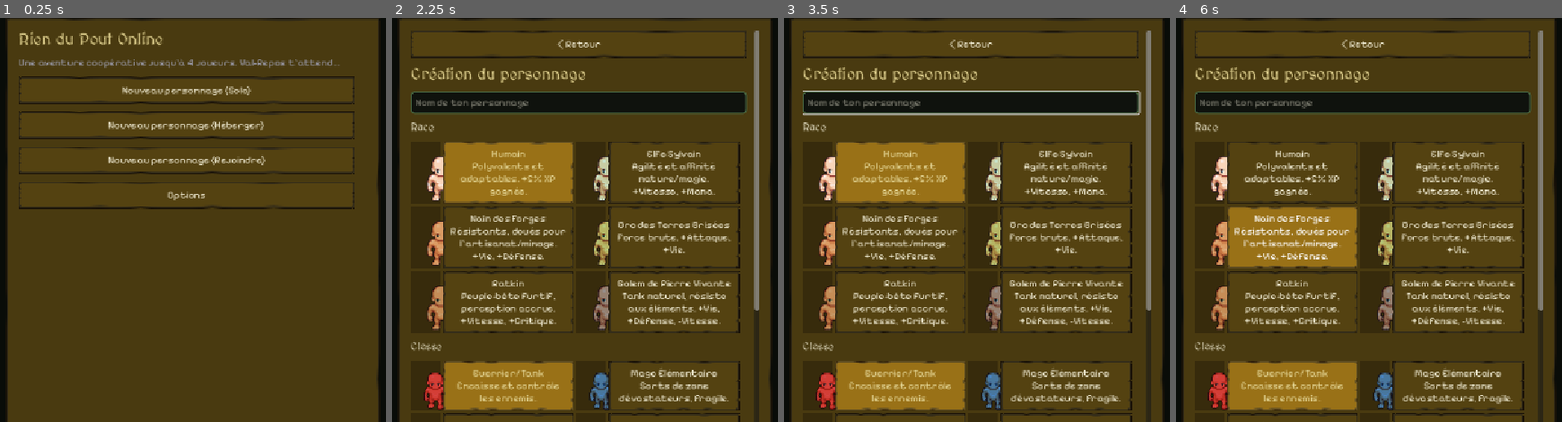
Above: before the commit, frames 1-4 (left to right).
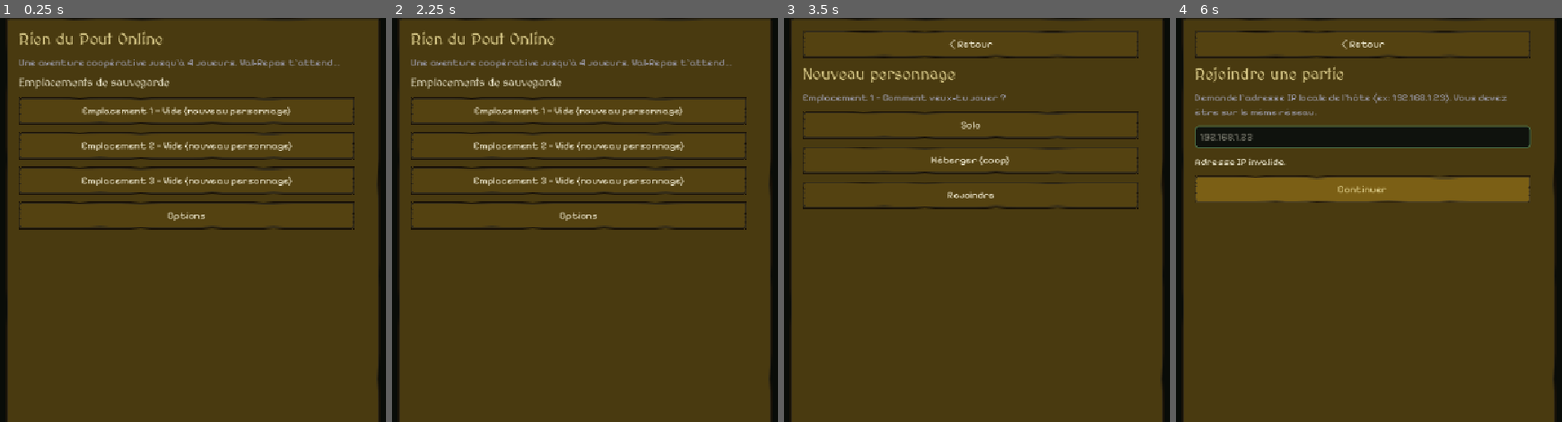
Above: after the commit, the same moments.

Repository: saintstrif13001/riendupout
Game: Godot game, scene res://scenes/Main.tscn
Same seed, same stepped clock (60 frames per second), same inputs: the game is played once before the commit and once after it.
Inputs (mouse positions are in pixels of both pictures, inside the frame that each line leads up to):
- Up to frame 1 (0.25 s): no input
- Up to frame 2 (2.25 s): click "Options" at 0.5 s; click "< Retour" at 1.25 s; click (577, 90) at 2 s, where only the run before the commit has a clickable "Nouveau personnage (Solo)"
- Up to frame 3 (3.5 s): click (969, 110) at 2.75 s, where only the run after the commit has a clickable "Emplacement 1 — Vide (nouveau…"
- Up to frame 4 (6 s): click (1361, 195) at 3.5 s, where only the run after the commit has a clickable "Rejoindre"; click "Humain Polyvalents et adaptab…" (after the commit: "Continuer") at 4.25 s; click "Elfe Sylvain Agilité et affin…" (after the commit: "Continuer") at 5 s; click "Nain des Forges Résistants, d…" (after the commit: "Continuer") at 5.75 s

The runs differ from the first frame. In frame 1, 11% of the frame differs, in the area x 4-92%, y 14-53%; in frame 2, 31%; in frame 3, 27%; in frame 4, 33%, in the area x 4-96%, y 3-100%.

Commit message:
Ajoute des emplacements de sauvegarde (3 slots)
Demande du joueur : "AJOUT DES SLOT DE SAVE". Le jeu n'avait qu'UN seul
fichier (user://save.json) : creer un nouveau personnage ecrasait
definitivement le precedent, sans le moindre avertissement.

GameState gere maintenant SAVE_SLOTS = 3 emplacements independants
(user://save_1..3.json). Toute l'API de sauvegarde prend un parametre de
slot optionnel (-1 => emplacement courant), donc les appels existants
— notamment world.save_now() — restent valides sans modification et ecrivent
dans l'emplacement choisi au lancement.

MIGRATION : l'ancien fichier unique est automatiquement recupere dans
l'emplacement 1 au demarrage, pour qu'un joueur qui met le jeu a jour ne
perde pas son personnage. L'ancien fichier est supprime APRES copie reussie,
sinon supprimer l'emplacement 1 le ferait "ressusciter" au lancement
suivant. La migration n'ecrase jamais un emplacement 1 deja occupe, et le
remplissage des champs manquants (retro-compatibilite deja en place) profite
aussi aux vieilles sauvegardes migrees.

Le menu principal liste directement les trois emplacements : un emplacement
plein affiche nom, classe, niveau ET la zone ou l'on s'est arrete (via
last_x/last_y deja sauvegardes) et se reprend d'un clic ; un emplacement
vide lance la creation de personnage a cet endroit. Nouvel ecran de
suppression par emplacement, qui revient au menu principal quand il ne reste
plus rien a supprimer plutot que d'afficher un ecran vide.

Test test_save_slots : independance des emplacements (ecriture/lecture/
suppression isolees), resume affiche au menu, et surtout les quatre aspects
de la migration (recuperation, suppression de l'ancien fichier, non-ecrasement
d'un emplacement occupe, completion des champs manquants).
Regression complete verifiee (46 modes de test).

Co-Authored-By: Claude Opus 5 <noreply@anthropic.com>

Diff:
--- a/scripts/game_state.gd
+++ b/scripts/game_state.gd
@@ -6,21 +6,61 @@
 var roster: Dictionary = {} # peer_id(int) -> char_data (host/clients)
 var join_ip: String = "127.0.0.1"
 
-const SAVE_PATH := "user://save.json"
+## ---------------- Sauvegardes (emplacements multiples) ----------------
+## Le jeu n'avait qu'UN seul fichier de sauvegarde : creer un nouveau
+## personnage ecrasait definitivement le precedent. On gere desormais
+## plusieurs emplacements independants.
+const SAVE_SLOTS := 3
+const SAVE_PATH_LEGACY := "user://save.json" # ancien fichier unique, migre vers l'emplacement 1
+var current_slot: int = 1
 
-func has_save() -> bool:
-	return FileAccess.file_exists(SAVE_PATH)
+func _ready() -> void:
+	migrate_legacy_save()
 
-func save_character() -> void:
+func slot_path(slot: int) -> String:
+	return "user://save_%d.json" % slot
+
+## Recupere l'ancienne sauvegarde unique dans l'emplacement 1 pour ne pas
+## faire perdre son personnage a un joueur qui met le jeu a jour. Le fichier
+## d'origine est supprime APRES copie reussie : sinon, supprimer l'emplacement
+## 1 le ferait "ressusciter" au lancement suivant.
+func migrate_legacy_save() -> void:
+	if not FileAccess.file_exists(SAVE_PATH_LEGACY): return
+	if FileAccess.file_exists(slot_path(1)): return # emplacement deja occupe, on ne l'ecrase pas
+	var src = FileAccess.open(SAVE_PATH_LEGACY, FileAccess.READ)
+	if src == null: return
+	var txt = src.get_as_text()
+	src.close()
+	var dst = FileAccess.open(slot_path(1), FileAccess.WRITE)
+	if dst == null: return
+	dst.store_string(txt)
+	dst.close()
+	if FileAccess.file_exists(slot_path(1)):
+		DirAccess.remove_absolute(ProjectSettings.globalize_path(SAVE_PATH_LEGACY))
+
+## slot < 0 => emplacement courant. Garde les appels existants valides.
+func _resolve_slot(slot: int) -> int:
+	return current_slot if slot < 0 else slot
+
+func has_save(slot: int = -1) -> bool:
+	return FileAccess.file_exists(slot_path(_resolve_slot(slot)))
+
+func any_save_exists() -> bool:
+	for s in range(1, SAVE_SLOTS + 1):
+		if has_save(s): return true
+	return false
+
+func save_character(slot: int = -1) -> void:
 	if char_data.is_empty(): return
-	var f = FileAccess.open(SAVE_PATH, FileAccess.WRITE)
+	var f = FileAccess.open(slot_path(_resolve_slot(slot)), FileAccess.WRITE)
 	if f == null: return
 	f.store_string(JSON.stringify(char_data))
 	f.close()
 
-func load_saved_character() -> Dictionary:
-	if not has_save(): return {}
-	var f = FileAccess.open(SAVE_PATH, FileAccess.READ)
+func load_saved_character(slot: int = -1) -> Dictionary:
+	var s = _resolve_slot(slot)
+	if not has_save(s): return {}
+	var f = FileAccess.open(slot_path(s), FileAccess.READ)
 	if f == null: return {}
 	var txt = f.get_as_text()
 	f.close()
@@ -32,8 +72,23 @@
 		if not parsed.has(k): parsed[k] = defaults[k]
 	return parsed
 
-func delete_save() -> void:
-	if has_save(): DirAccess.remove_absolute(ProjectSettings.globalize_path(SAVE_PATH))
+func delete_save(slot: int = -1) -> void:
+	var s = _resolve_slot(slot)
+	if has_save(s): DirAccess.remove_absolute(ProjectSettings.globalize_path(slot_path(s)))
+
+## Resume d'un emplacement pour l'affichage du menu ({} si vide).
+func slot_summary(slot: int) -> Dictionary:
+	var cd = load_saved_character(slot)
+	if cd.is_empty(): return {}
+	var zone_name = ""
+	if cd.get("last_x") != null and cd.get("last_y") != null:
+		zone_name = Data.zone_at(cd.last_x, cd.last_y).name
+	return {
+		"name": cd.get("name", "?"),
+		"level": cd.get("level", 1),
+		"class_name": Data.CLASSES.get(cd.get("class"), {}).get("name", str(cd.get("class"))),
+		"zone": zone_name,
+	}
 
 func new_character(cname: String, race: String, cls: String, hair_color: String = "#3f2a1a") -> Dictionary:
 	return {
--- a/scripts/main.gd
+++ b/scripts/main.gd
@@ -83,20 +83,54 @@
 	_clear()
 	_title("Rien du Pout Online")
 	_sub("Une aventure coopérative jusqu'à 4 joueurs. Val-Repos t'attend...")
-	if GameState.has_save():
-		var saved = GameState.load_saved_character()
-		if not saved.is_empty():
-			var race_name = Data.RACES.get(saved.race, {}).get("name", saved.race)
-			var class_name_ = Data.CLASSES.get(saved.get("class"), {}).get("name", saved.get("class"))
-			_button("▶ Continuer : %s — %s Nv.%d" % [saved.name, class_name_, saved.level], func():
-				GameState.char_data = saved
-				show_continue_mode_select())
-	_button("Nouveau personnage (Solo)", func(): GameState.mode = "solo"; show_char_create())
-	_button("Nouveau personnage (Héberger)", func(): GameState.mode = "host"; show_char_create())
-	_button("Nouveau personnage (Rejoindre)", func(): GameState.mode = "join"; show_join_ip())
+	# Il n'existait qu'UN seul fichier de sauvegarde : creer un nouveau
+	# personnage ecrasait definitivement le precedent, sans avertissement.
+	# Les emplacements sont maintenant listes directement ici — un plein se
+	# reprend, un vide cree un personnage a cet emplacement.
+	_title("Emplacements de sauvegarde", 18)
+	for slot in range(1, GameState.SAVE_SLOTS + 1):
+		var s = GameState.slot_summary(slot)
+		if s.is_empty():
+			_button("Emplacement %d — Vide (nouveau personnage)" % slot, func(): _pick_slot_new(slot))
+		else:
+			var where = " · %s" % s.zone if s.zone != "" else ""
+			_button("▶ Emplacement %d — %s, %s Nv.%d%s" % [slot, s.name, s.class_name, s.level, where],
+				func(): _pick_slot_continue(slot))
+	if GameState.any_save_exists():
+		_button("Supprimer une sauvegarde", show_delete_slots)
 	_button("Options", show_options)
-	if GameState.has_save():
-		_button("Supprimer la sauvegarde", func(): GameState.delete_save(); show_main())
+
+func _pick_slot_new(slot: int) -> void:
+	GameState.current_slot = slot
+	show_new_mode_select()
+
+func _pick_slot_continue(slot: int) -> void:
+	GameState.current_slot = slot
+	GameState.char_data = GameState.load_saved_character(slot)
+	show_continue_mode_select()
+
+func show_new_mode_select() -> void:
+	_clear()
+	_button("< Retour", show_main)
+	_title("Nouveau personnage")
+	_sub("Emplacement %d — Comment veux-tu jouer ?" % GameState.current_slot)
+	_button("Solo", func(): GameState.mode = "solo"; show_char_create())
+	_button("Héberger (coop)", func(): GameState.mode = "host"; show_char_create())
+	_button("Rejoindre", func(): GameState.mode = "join"; show_join_ip())
+
+func show_delete_slots() -> void:
+	_clear()
+	_button("< Retour", show_main)
+	_title("Supprimer une sauvegarde", 22)
+	_sub("Attention : cette action est définitive.")
+	for slot in range(1, GameState.SAVE_SLOTS + 1):
+		var s = GameState.slot_summary(slot)
+		if s.is_empty(): continue
+		_button("Supprimer l'emplacement %d — %s Nv.%d" % [slot, s.name, s.level], func():
+			GameState.delete_save(slot)
+			# Plus rien a supprimer : inutile de rester sur un ecran vide.
+			if GameState.any_save_exists(): show_delete_slots()
+			else: show_main())
 
 func show_options() -> void:
 	_clear()
--- a/scripts/tools/capture.gd
+++ b/scripts/tools/capture.gd
@@ -218,6 +218,8 @@
 			_run_zone_spawn_safety_test()
 		elif test_mode == "test_decor_density":
 			_run_decor_density_test()
+		elif test_mode == "test_save_slots":
+			_run_save_slots_test()
 		elif test_mode == "test_chat_placeholder_fits":
 			_run_chat_placeholder_fits_test()
 		elif test_mode == "test_npc_dialogue_text":
@@ -2290,6 +2292,71 @@
 	print("TEST_RESULT all_ok=%s short_alignment_ok=%s both_centered_on_target_x=%s short_center_x=%.1f long_center_x=%.1f target_x=%.1f"
 		% [all_ok, short_alignment_ok, both_centered_on_target_x, short_center_x, long_center_x, target.x])
 
+func _run_save_slots_test() -> void:
+	print("TEST_START:save_slots")
+	# Demande du joueur : "AJOUT DES SLOT DE SAVE". Le jeu n'avait qu'UN fichier
+	# (user://save.json) : creer un nouveau personnage ecrasait definitivement
+	# le precedent sans prevenir. Verifie que les emplacements sont bien
+	# INDEPENDANTS, et surtout que l'ancienne sauvegarde unique est recuperee
+	# dans l'emplacement 1 (sinon une mise a jour ferait perdre son perso).
+	var gs = root.get_node("/root/GameState")
+
+	# repart d'un etat propre
+	for s in range(1, gs.SAVE_SLOTS + 1): gs.delete_save(s)
+	var starts_empty = not gs.any_save_exists()
+
+	# ecrit trois personnages differents dans trois emplacements
+	gs.current_slot = 1
+	gs.char_data = gs.new_character("Alpha", "humain", "guerrier")
+	gs.char_data.level = 3
+	gs.save_character()
+	gs.current_slot = 2
+	gs.char_data = gs.new_character("Beta", "elfe", "mage")
+	gs.char_data.level = 7
+	gs.save_character()
+
+	var slot1 = gs.load_saved_character(1)
+	var slot2 = gs.load_saved_character(2)
+	var slots_independent = slot1.name == "Alpha" and slot1.level == 3 and slot2.name == "Beta" and slot2.level == 7
+	var empty_slot_stays_empty = not gs.has_save(3) and gs.slot_summary(3).is_empty()
+
+	# le resume alimente le menu
+	var summary = gs.slot_summary(2)
+	var summary_ok = summary.get("name") == "Beta" and summary.get("level") == 7 and String(summary.get("class_name")).contains("Mage")
+
+	# supprimer un emplacement ne doit pas toucher les autres
+	gs.delete_save(1)
+	var delete_is_isolated = not gs.has_save(1) and gs.has_save(2) and gs.load_saved_character(2).name == "Beta"
+
+	# MIGRATION : un ancien user://save.json doit atterrir dans l'emplacement 1
+	# et l'ancien fichier doit disparaitre (sinon il "ressusciterait" apres
+	# suppression de l'emplacement 1).
+	for s in range(1, gs.SAVE_SLOTS + 1): gs.delete_save(s)
+	var legacy = FileAccess.open(gs.SAVE_PATH_LEGACY, FileAccess.WRITE)
+	legacy.store_string(JSON.stringify({"name": "AncienHeros", "race": "nain", "class": "pretre", "level": 12}))
+	legacy.close()
+	gs.migrate_legacy_save()
+	var migrated = gs.load_saved_character(1)
+	var migration_ok = migrated.get("name") == "AncienHeros" and migrated.get("level") == 12
+	var legacy_removed = not FileAccess.file_exists(gs.SAVE_PATH_LEGACY)
+	# la migration comble aussi les champs absents d'une vieille sauvegarde
+	var migration_backfills = migrated.has("inventory") and migrated.has("unlocked_zones")
+
+	# ne doit pas ecraser un emplacement 1 deja occupe
+	var legacy2 = FileAccess.open(gs.SAVE_PATH_LEGACY, FileAccess.WRITE)
+	legacy2.store_string(JSON.stringify({"name": "NeDoitPasEcraser", "race": "orc", "class": "voleur", "level": 1}))
+	legacy2.close()
+	gs.migrate_legacy_save()
+	var no_overwrite = gs.load_saved_character(1).get("name") == "AncienHeros"
+
+	for s in range(1, gs.SAVE_SLOTS + 1): gs.delete_save(s)
+	if FileAccess.file_exists(gs.SAVE_PATH_LEGACY):
+		DirAccess.remove_absolute(ProjectSettings.globalize_path(gs.SAVE_PATH_LEGACY))
+
+	var all_ok = starts_empty and slots_independent and empty_slot_stays_empty and summary_ok and delete_is_isolated and migration_ok and legacy_removed and migration_backfills and no_overwrite
+	print("TEST_RESULT all_ok=%s slots=%d starts_empty=%s slots_independent=%s empty_slot_stays_empty=%s summary_ok=%s delete_is_isolated=%s migration_ok=%s legacy_removed=%s migration_backfills=%s no_overwrite=%s"
+		% [all_ok, gs.SAVE_SLOTS, starts_empty, slots_independent, empty_slot_stays_empty, summary_ok, delete_is_isolated, migration_ok, legacy_removed, migration_backfills, no_overwrite])
+
 func _run_chat_placeholder_fits_test() -> void:
 	print("TEST_START:chat_placeholder_fits")
 	# Trouve en capturant show_chat : l'invite de saisie etait coupee en plein
